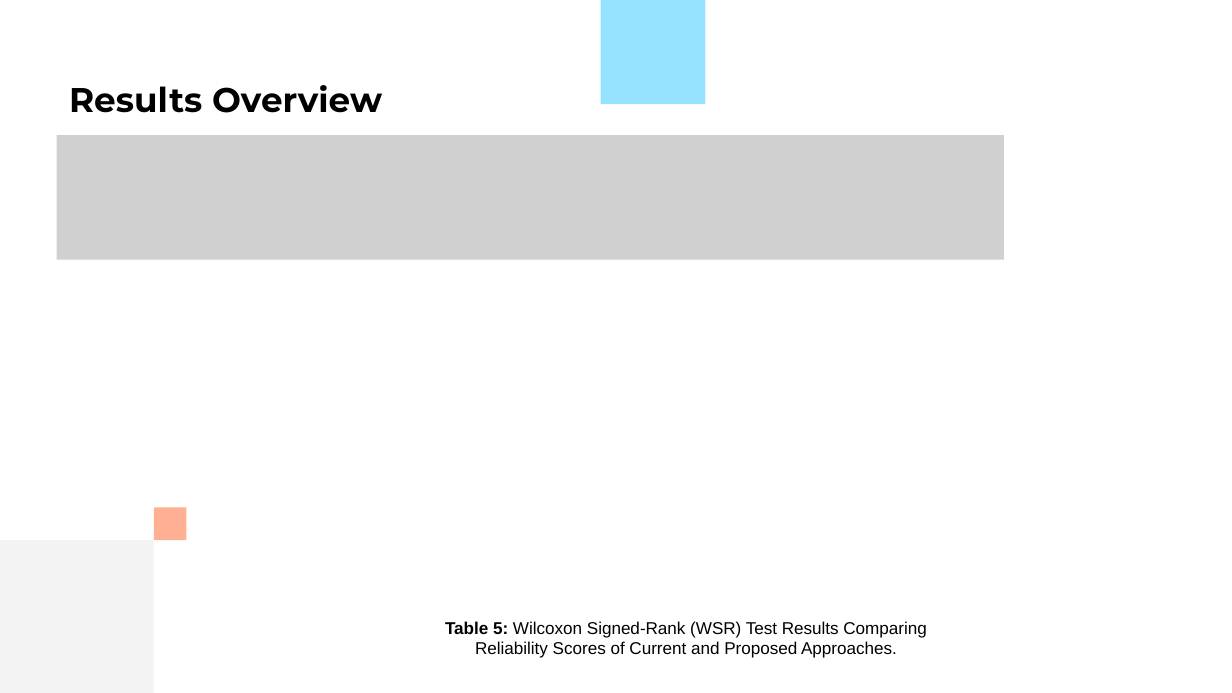
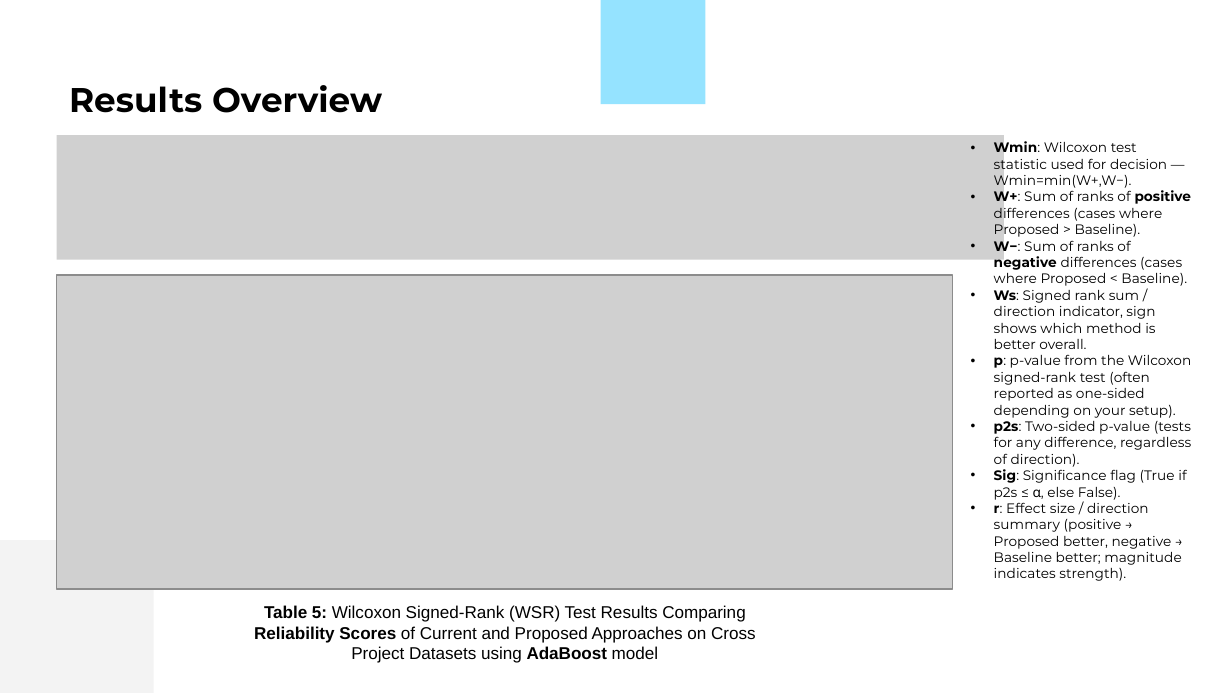
Before and after one commit to uditjain100/TrustX-Defect, a slide deck: slide 17 of Documentation/24CSM1R23_Mid_4th.pptx. Drawn at 1232x693 pixels with LibreOffice and Linux fonts; fonts in the diff are those of the drawing; grey boxes stand for pictures. Boxes give left, top, right and bottom in pixels: in the first picture for what was removed or moved away, otherwise in the second. Text is boxed around its words. In the diff, an @@ line names an element or a change of style, - is before the commit and + after.

```diff
--- a/Documentation/24CSM1R23_Mid_4th.pptx
+++ b/Documentation/24CSM1R23_Mid_4th.pptx
@@ text added at (994, 139, 1192, 581), 8 pt, text #000000 @@
+• Wmin: Wilcoxon test statistic used for decision — Wmin=min(W+,W−).
+• W+: Sum of ranks of positive differences (cases where Proposed > Baseline).
+• W−: Sum of ranks of negative differences (cases where Proposed < Baseline).
+• Ws: Signed rank sum / direction indicator, sign shows which method is better overall.
+• p: p-value from the Wilcoxon signed-rank test (often reported as one-sided depending on your setup).
+• p2s: Two-sided p-value (tests for any difference, regardless of direction).
+• Sig: Significance flag (True if p2s ≤ α, else False).
+• r: Effect size / direction summary (positive → Proposed better, negative → Baseline better; magnitude indicates strength).
@@ picture added at (57, 275, 952, 589) @@
@@ rectangle removed at (154, 508, 187, 540) @@
@@ text at (254, 605, 756, 663): text changed @@
-    Table 5: Wilcoxon Signed-Rank (WSR) Test Results Comparing Reliability Scores of Current and Proposed Approaches.
+    Table 5: Wilcoxon Signed-Rank (WSR) Test Results Comparing Reliability Scores of Current and Proposed Approaches on Cross Project Datasets using AdaBoost model
```
Also in this commit, not shown: 4 other slides changed, 6 other files.
